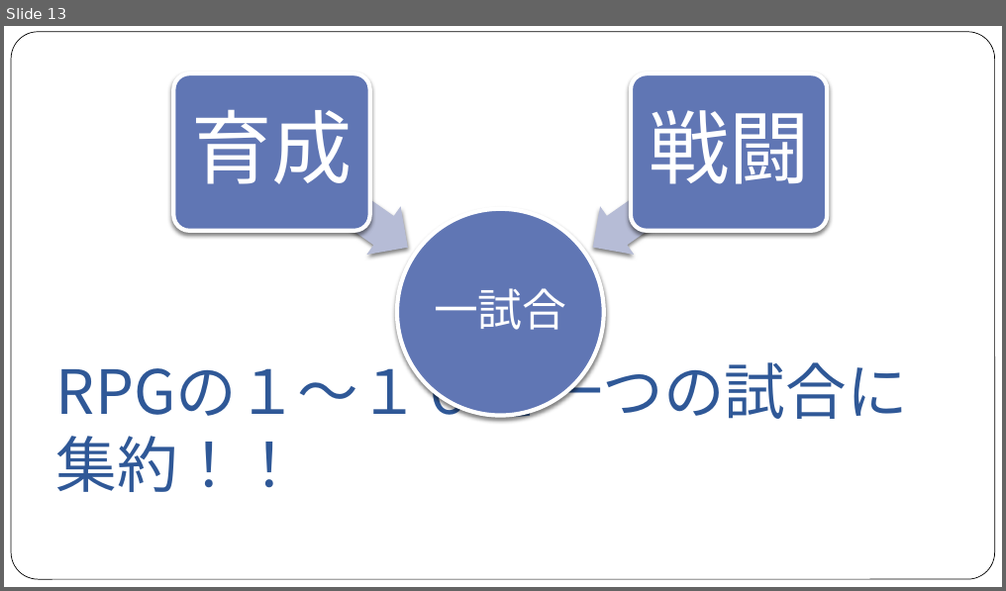
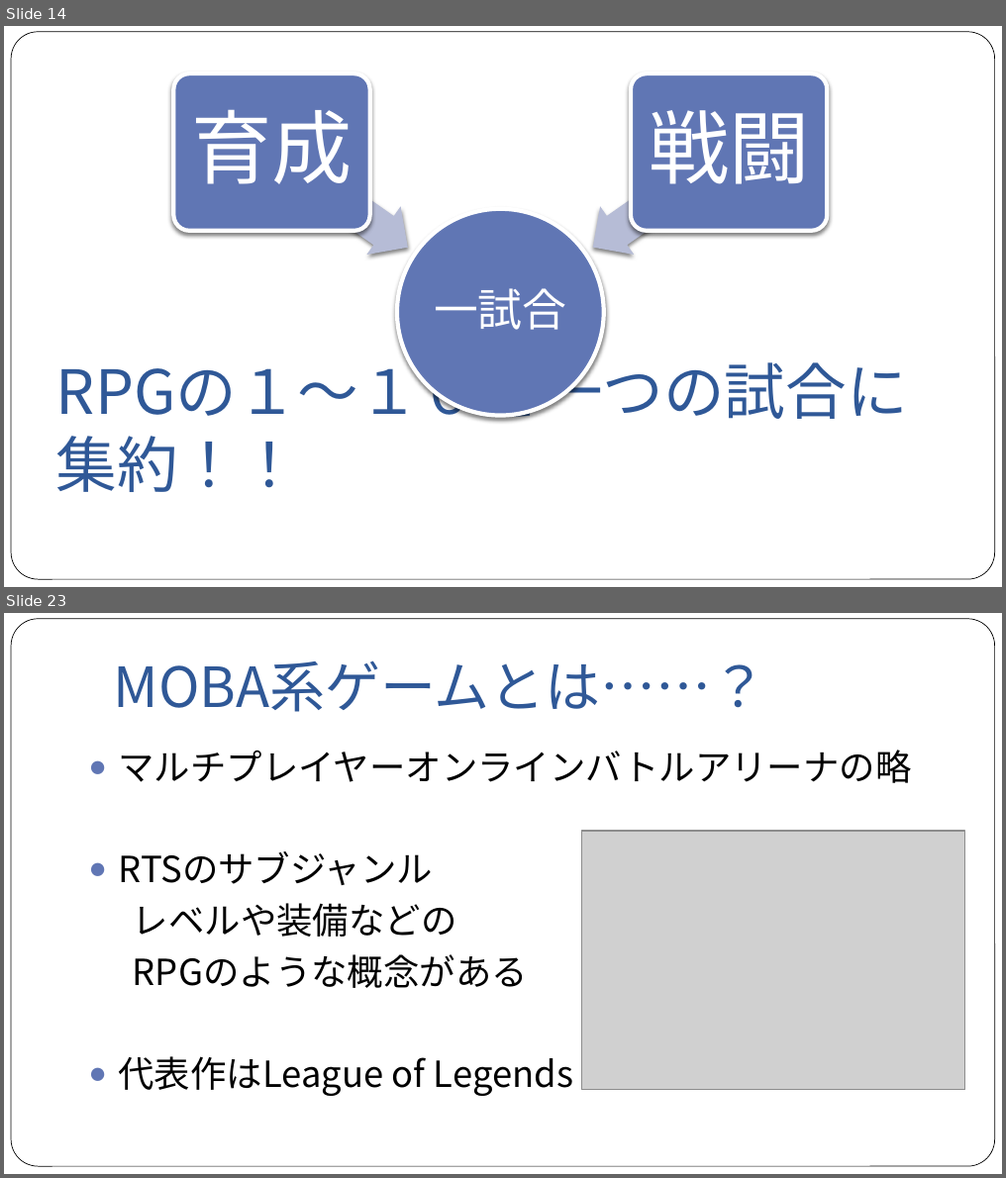
Before and after one commit to NyamLand/VSRPG, a slide deck: 仕様/プレゼンテーション/第一回発表.pptx. Shown one above the other, each under a label of ours: slide 13 before the commit, slides 14 and 23 after it; the slides between them are not shown. The pictures are 1006x591 and 1006x1178 pixels, drawn with LibreOffice and Linux fonts; fonts in the diff are those of the drawing; grey boxes stand for pictures. Boxes give left, top, right and bottom in pixels: in the first picture for what was removed or moved away, otherwise in the second. Text is boxed around its words. In the diff, an @@ line names an element or a change of style, - is before the commit and + after.

Commit message:
プレゼン資料更新＆参考画像追加

```diff
--- a/仕様/プレゼンテーション/第一回発表.pptx
+++ b/仕様/プレゼンテーション/第一回発表.pptx
@@ slide 23 added at [4,613,1002,1174], background #FFFFFF; not listed: 1 template element that a slide beside it also shows @@
@@ title added at [114,661,767,712], 40 pt, text #2F5897 @@
+MOBA系ゲームとは……？
@@ text added at [119,750,912,1096], 26 pt, text #000000 @@
+● マルチプレイヤーオンラインバトルアリーナの略
+● RTSのサブジャンル
+レベルや装備などの
+RPGのような概念がある
+● 代表作はLeague of Legends
@@ picture added at [582,831,965,1090] @@
@@ what was slide 13 is now slide 14 @@
```
Also in this commit, not shown: 14 slides changed, 6 other slides added, 1 slide removed, 12 other files.
